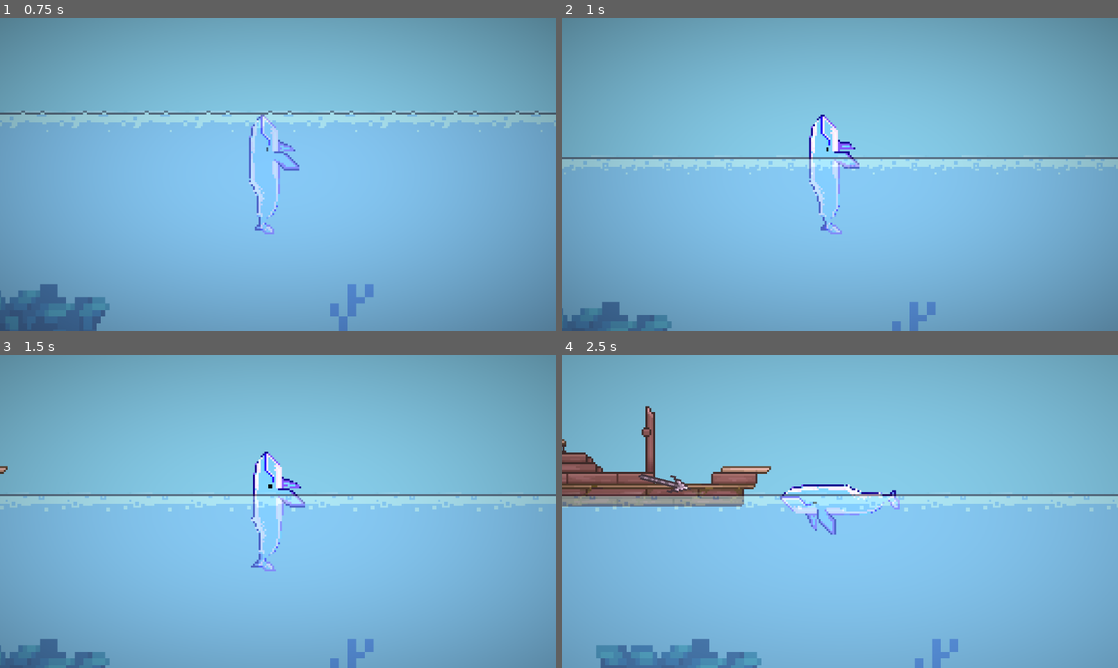
Above: before the commit, frames 1-4 (two rows, left to right).
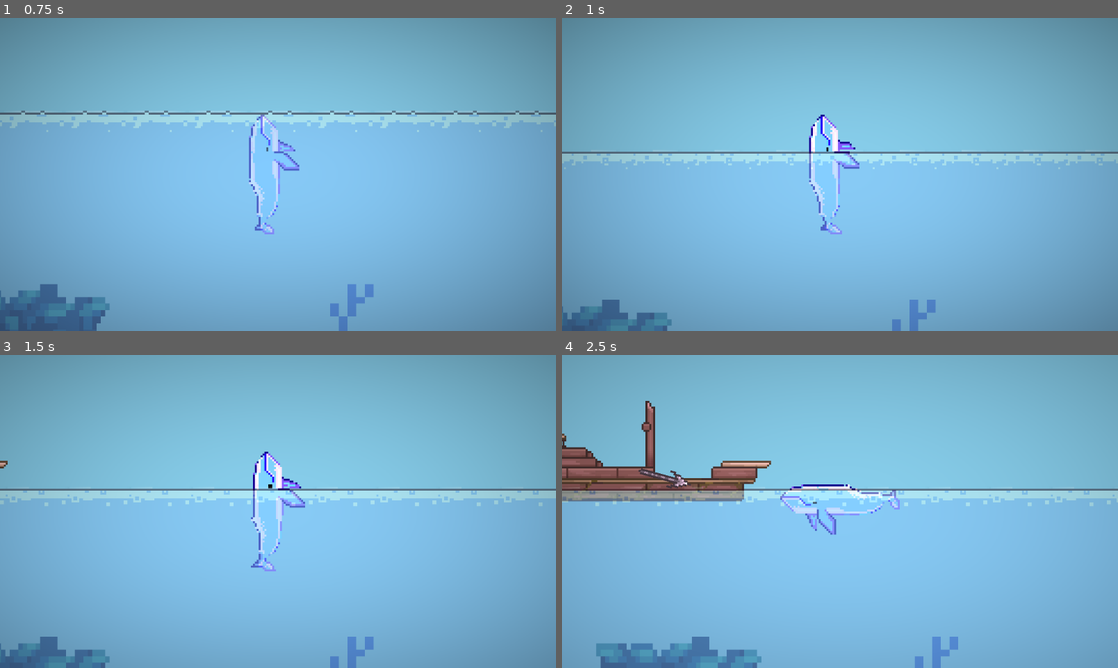
Above: after the commit, the same moments.

Repository: milana-94888u/revenge-of-the-deep
Game: Godot game, scene res://src/world/world.tscn
Same seed, same stepped clock (60 frames per second), same inputs: the game is played once before the commit and once after it.
Inputs:
- Up to frame 1 (0.75 s): hold Up (ui_up) from 0.53 s (still down)
- Up to frame 2 (1 s): keep holding Up (ui_up)
- Up to frame 3 (1.5 s): keep holding Up (ui_up)
- Up to frame 4 (2.5 s): release Up (ui_up) at 2.03 s; hold Left (ui_left) from 2.03 s (still down)

Frame 1 is identical in both runs. In frame 2, 4.1% of the frame differs, in the area x 0-100%, y 42-100%; in frame 3, 4.3%; in frame 4, 7.1%, in the area x 0-100%, y 14-100%.

Commit message:
fix surface collider

Diff:
--- a/src/world/world.tscn
+++ b/src/world/world.tscn
@@ -102,7 +102,7 @@
 3:3/0 = 0
 3:3/0/physics_layer_0/linear_velocity = Vector2(0, 0)
 3:3/0/physics_layer_0/angular_velocity = 0.0
-3:3/0/physics_layer_0/polygon_0/points = PackedVector2Array(-16, -16, 16, -16, 16, -8, -16, -8)
+3:3/0/physics_layer_0/polygon_0/points = PackedVector2Array(-16, -16, 16, -16, 16, -5.33333, -16, -5.33333)
 
 [sub_resource type="TileSet" id="TileSet_xmf07"]
 tile_size = Vector2i(32, 32)
